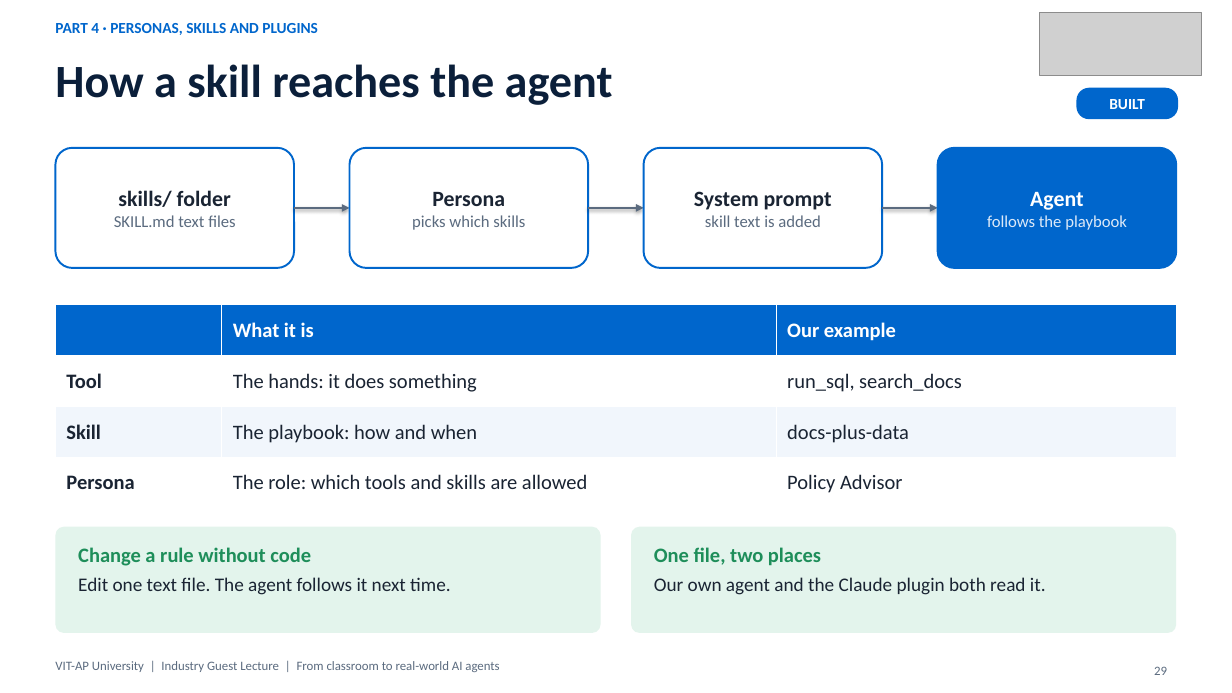
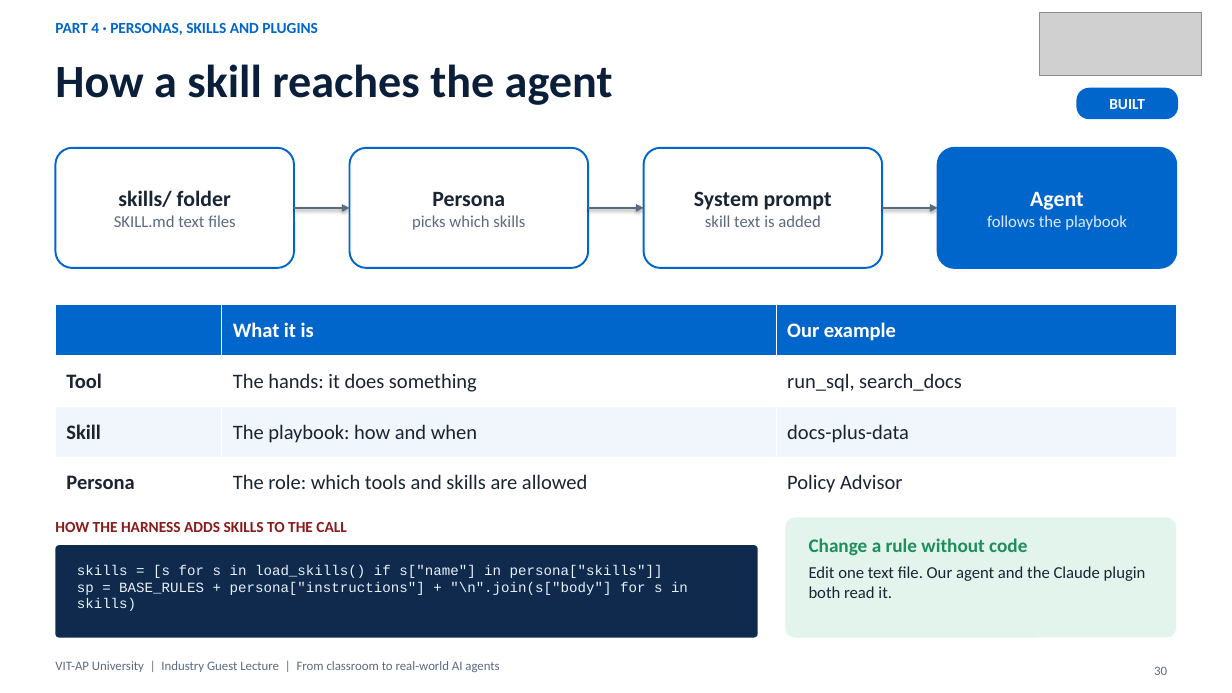
Before and after one commit to nareshroyalc/Demo, a slide deck: slide 30 of deck/VIT-AP_AI_Webinar.pptx (slide 29 before the commit). Drawn at 1232x693 pixels with LibreOffice and Linux fonts; fonts in the diff are those of the drawing; grey boxes stand for pictures. Boxes give left, top, right and bottom in pixels: in the first picture for what was removed or moved away, otherwise in the second. Text is boxed around its words. In the diff, an @@ line names an element or a change of style, - is before the commit and + after.

Commit message:
Deck: harness step-by-step LLM call slide, code on persona and skills slides (66 slides)

```diff
--- a/deck/VIT-AP_AI_Webinar.pptx
+++ b/deck/VIT-AP_AI_Webinar.pptx
@@ rounded rectangle removed at [55, 527, 601, 633] @@
-Change a rule without code
-Edit one text file. The agent follows it next time.
@@ text added at [55, 522, 346, 532], 12 pt, text #8B1A1A, bold @@
+HOW THE HARNESS ADDS SKILLS TO THE CALL
@@ rounded rectangle "Change a rule without code": place and size @@
-rounded rectangle "Change a rule without code" at [631, 527, 1177, 633]
+rounded rectangle "Change a rule without code" at [786, 518, 1177, 638]
@@ text in rounded rectangle at [809, 538, 1146, 598]: text changed; size 15 to 13 pt @@
-One file, two places
-Our own agent and the Claude plugin both read it.
+Change a rule without code
+Edit one text file. Our agent and the Claude plugin both read it.
@@ rounded rectangle added at [55, 545, 758, 638], fill #0F2A4D, 11 pt, text #E8F0FA @@
+skills = [s for s in load_skills() if s["name"] in persona["skills"]]
+sp = BASE_RULES + persona["instructions"] + "\n".join(s["body"] for s in skills)
@@ page number at [1154, 666, 1167, 675]: text changed @@
-29
+30
```
Also in this commit, not shown: 2 other slides changed, 1 slide added, 4 other files.
